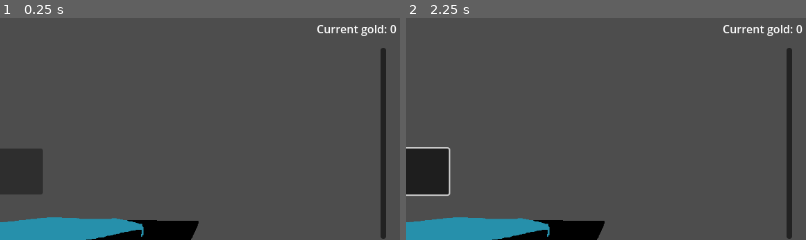
Above: before the commit, frames 1-2 (left to right).
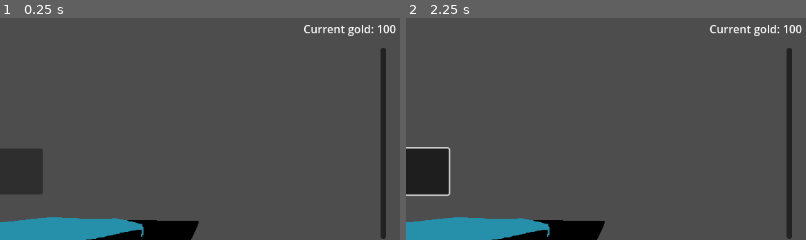
Above: after the commit, the same moments.

Repository: Gutek8134/poison-craft
Game: Godot game, scene res://scenes/levels/main.tscn
Two runs of this game, one before a commit and one after it. Both use one fixed random seed, a clock stepped at 60 frames per second and the inputs below. The engine's default icon, where the game draws it, is replaced by a stand-in: a white triangle on a blue panel in a dark square.
Inputs (mouse positions are % of the whole screen's width and height, from its top left):
- Up to frame 1 (0.25 s): no input
- Up to frame 2 (2.25 s): click (58, 93) at 0.5 s; click (39, 93) at 1.25 s; click "Lid" at 2 s
The pictures show only the part of the screen within x 50-100%, y 0-50%; the shares and areas given below are measured in that part.

The runs differ from the first frame. In frame 1, 0.5% of the frame differs, in the area x 76-99%, y 3-9%; in frame 2, 0.5%.

Commit message:
fixed gold display at start

Diff:
--- a/scripts/inventory_manager.gd
+++ b/scripts/inventory_manager.gd
@@ -12,8 +12,6 @@
 func _ready() -> void:
     if get_tree().current_scene is not MainScene:
         gold_display = get_tree().current_scene.get_node("CurrentGold") as RichTextLabel
-    if gold_display:
-        gold_display.text = "[right]Current gold: %d[/right]" % [gold]
     # var _a = ((ingredient_table.data["Blue Leaf"] as PackedScene).get_state().get_script() as Ingredient).composition
 
 func add_to_inventory(ingredient_name: String, amount: int) -> void:
--- a/scripts/main_scene.gd
+++ b/scripts/main_scene.gd
@@ -28,6 +28,7 @@
 func _ready() -> void:
 	inventory_ui.update_spawn_node()
 	InventoryManager.gold_display = $CurrentGold
+	InventoryManager.gold_display.text = "[right]Current gold: %d[/right]" % [InventoryManager.gold]
 
 func _process(_delta: float) -> void:
 	if scene_movement_timer and is_instance_valid(scene_movement_timer) and not is_zero_approx(scene_movement_timer.time_left):
